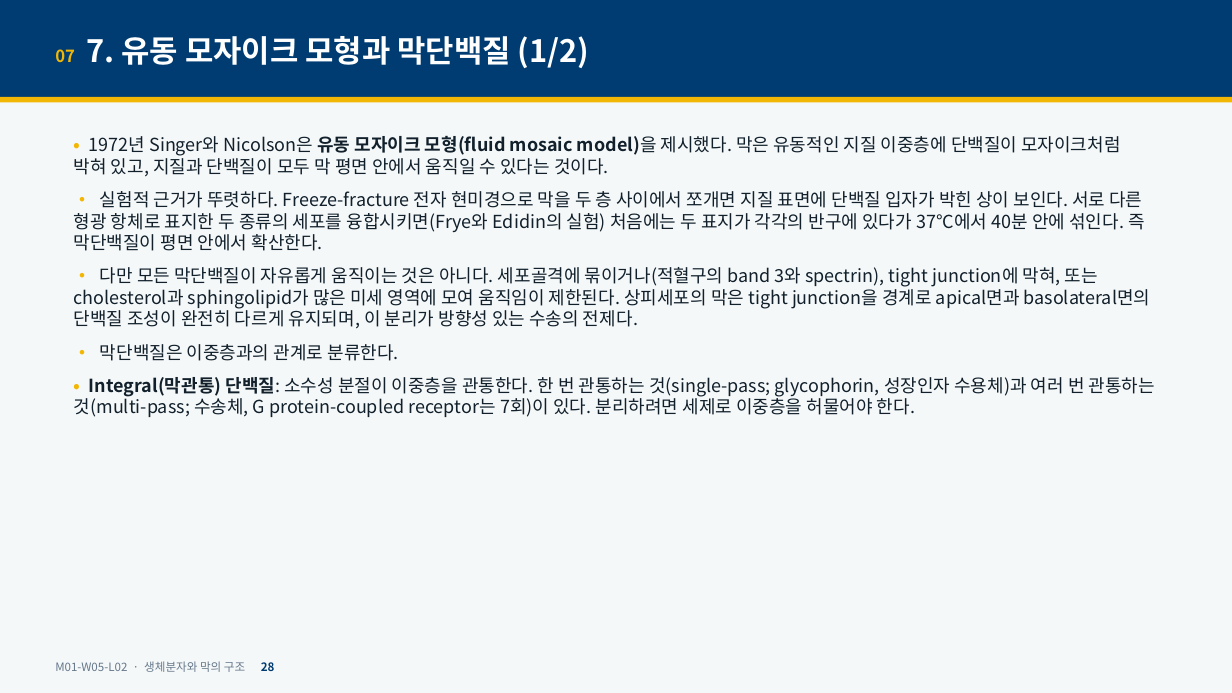
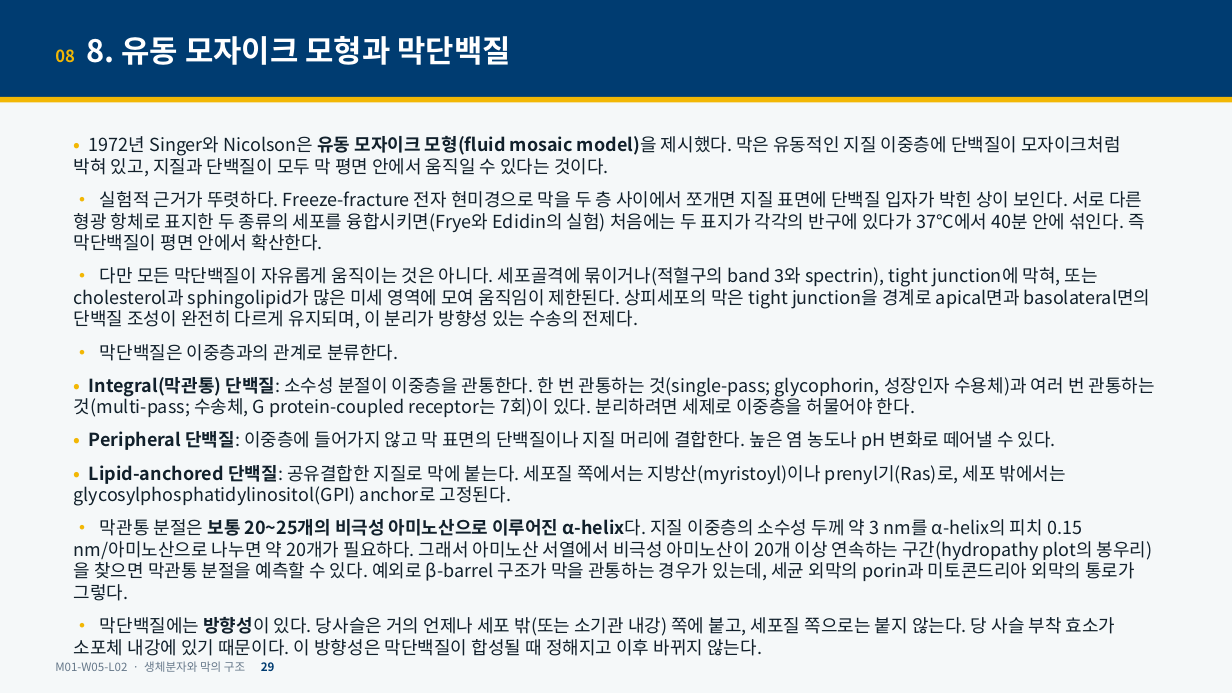
Before and after one commit to hoperiasd2/hoperiasd2.github.io, a slide deck: slide 29 of curriculum/M01/W05/L02/slides.pptx (slide 28 before the commit). Drawn at 1232x693 pixels with LibreOffice and Linux fonts; fonts in the diff are those of the drawing. Boxes give left, top, right and bottom in pixels: in the first picture for what was removed or moved away, otherwise in the second. Text is boxed around its words. In the diff, an @@ line names an element or a change of style, - is before the commit and + after.

```diff
--- a/curriculum/M01/W05/L02/slides.pptx
+++ b/curriculum/M01/W05/L02/slides.pptx
@@ text at [55,36,510,65]: text changed @@
-07 7. 유동 모자이크 모형과 막단백질 (1/2)
+08 8. 유동 모자이크 모형과 막단백질
@@ text at [74,431,1153,636]: paragraphs added @@
+• Peripheral 단백질: 이중층에 들어가지 않고 막 표면의 단백질이나 지질 머리에 결합한다. 높은 염 농도나 pH 변화로 떼어낼 수 있다.
+• Lipid-anchored 단백질: 공유결합한 지질로 막에 붙는다. 세포질 쪽에서는 지방산(myristoyl)이나 prenyl기(Ras)로, 세포 밖에서는 glycosylphosphatidylinositol(GPI) anchor로 고정된다.
+• 막관통 분절은 보통 20~25개의 비극성 아미노산으로 이루어진 α-helix다. 지질 이중층의 소수성 두께 약 3 nm를 α-helix의 피치 0.15 nm/아미노산으로 나누면 약 20개가 필요하다. 그래서 아미노산 서열에서 비극성 아미노산이 20개 이상 연속하는 구간(hydropathy plot의 봉우리)을 찾으면 막관통 분절을 예측할 수 있다. 예외로 β-barrel 구조가 막을 관통하는 경우가 있는데, 세균 외막의 porin과 미토콘드리아 외막의 통로가 그렇다.
+• 막단백질에는 방향성이 있다. 당사슬은 거의 언제나 세포 밖(또는 소기관 내강) 쪽에 붙고, 세포질 쪽으로는 붙지 않는다. 당 사슬 부착 효소가 소포체 내강에 있기 때문이다. 이 방향성은 막단백질이 합성될 때 정해지고 이후 바뀌지 않는다.
```
Also in this commit, not shown: 35 other slides changed, 17 slides added, 1 slide removed, 5 other files.
